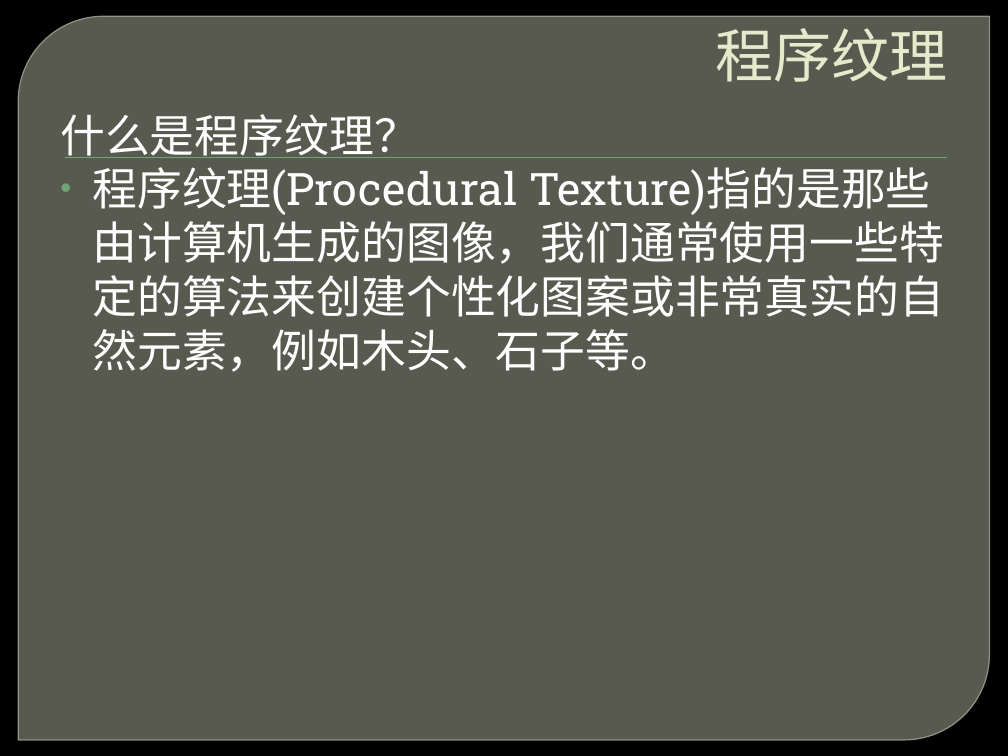
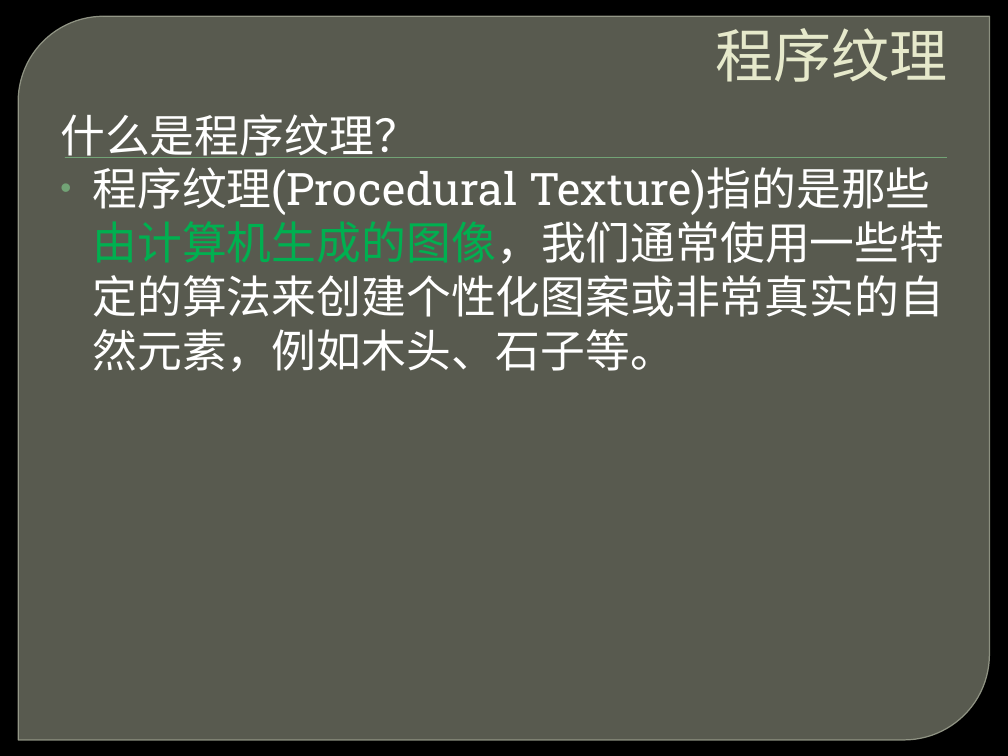
Before and after one commit to ForeverZack/ShaderBrowser, a slide deck: slide 2 of 程序纹理动画纹理.pptx. Drawn at 1008x756 pixels with LibreOffice and Linux fonts; fonts in the diff are those of the drawing; background and template pictures are left out. Boxes give left, top, right and bottom in pixels: in the first picture for what was removed or moved away, otherwise in the second. Text is boxed around its words. In the diff, an @@ line names an element or a change of style, - is before the commit and + after.

```diff
--- a/程序纹理动画纹理.pptx
+++ b/程序纹理动画纹理.pptx
@@ text at [93, 167, 945, 372]: text colour #FFFFFF to #00B050 in "Texture)指的是那些由计算机生成的图像，我们通常使用一些特定的算法来创建个性化图案或非常真实的自然元素，例如木头、 ..." @@
```
Also in this commit, not shown: 5 other slides changed, 10 slides added.
